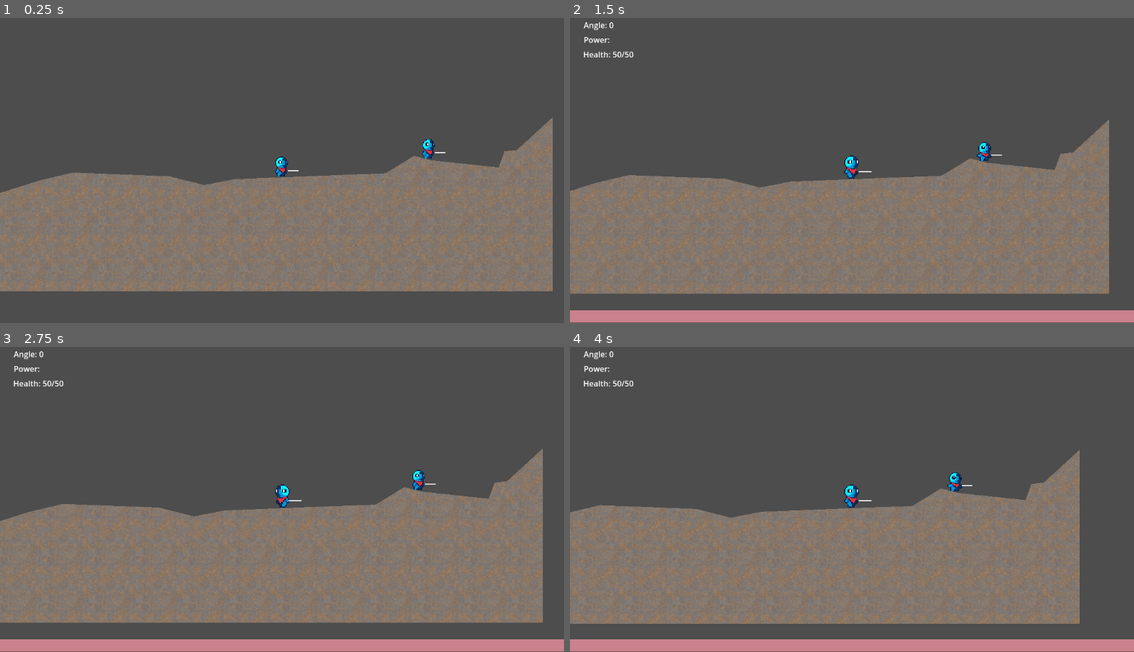
Above: before the commit, frames 1-4 (two rows, left to right).
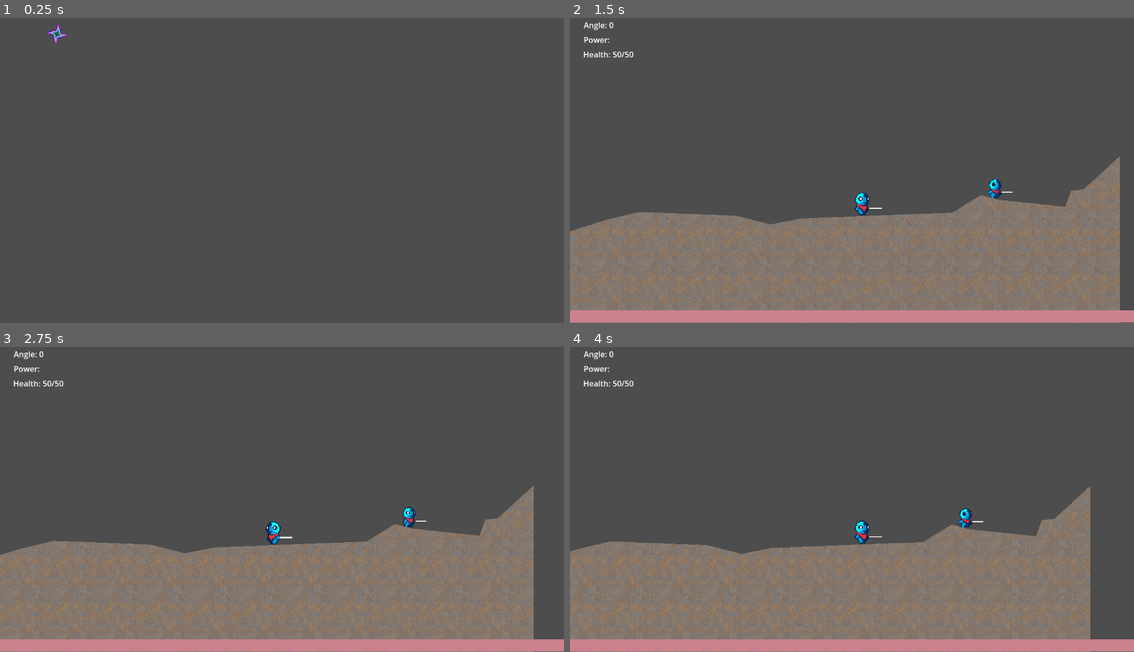
Above: after the commit, the same moments.

Repository: DanSantos8/godot-go-gunner
Game: Godot game, scene res://Scenes/arena.tscn
Two runs of this game, one before a commit and one after it. Both use one fixed random seed, a clock stepped at 60 frames per second and the inputs below.
Inputs:
- Up to frame 1 (0.25 s): no input
- Up to frame 2 (1.5 s): hold D (move_right) from 0.53 s (still down); tap S (aim_down) at 0.6 s; tap Up (aim_up) at 1.35 s
- Up to frame 3 (2.75 s): release D (move_right) at 2.03 s; hold Left (move_left) from 2.03 s (still down); hold Space (charge) from 2.03 s (still down)
- Up to frame 4 (4 s): release Left (move_left) at 2.78 s; release Space (charge) at 2.78 s; hold D (move_right) from 2.78 s (still down); tap S (aim_down) at 2.85 s; tap Up (aim_up) at 3.6 s

The runs differ from the first frame. In frame 1, 39% of the frame differs, in the area x 0-98%, y 2-90%; in frame 2, 19%; in frame 3, 18%; in frame 4, 18%.

Commit message:
adding dynamic camera

Diff:
--- a/Scripts/Player/player.gd
+++ b/Scripts/Player/player.gd
@@ -18,6 +18,7 @@
 
 func _ready():
 	state_machine.init(self)
+	$Camera2D.enabled = false
 
 func _process(delta: float):
 	if velocity.x != 0:
--- /dev/null
+++ b/Scripts/Singleton/camera_controller.gd
@@ -0,0 +1,141 @@
+extends Node
+
+enum CameraState {
+	FOLLOWING_PLAYER,
+	FOLLOWING_PROJECTILE,
+	TRANSITIONING
+}
+
+# Refs
+var camera: Camera2D
+var current_target: Node2D
+var current_state: CameraState = CameraState.FOLLOWING_PLAYER
+
+# Config
+@export var follow_speed: float = 5.0
+@export var projectile_follow_speed: float = 8.0
+@export var transition_duration: float = 0.5
+@export var camera_offset: Vector2 = Vector2(0, -50)
+@export var projectile_lead_factor: float = 0.3  # Antecipa movimento do projétil
+
+# Transition
+var transition_timer: float = 0.0
+var transition_from: Vector2
+var transition_to: Node2D
+
+func _ready():
+	MessageBus.battle_event.connect(_on_battle_event)
+	MessageBus.projectile_collision.connect(_on_projectile_collision)
+
+	_setup_camera()
+
+func _setup_camera():
+	camera = Camera2D.new()
+	camera.name = "BattleCamera"
+	camera.zoom = Vector2(1.5, 1.5)
+	camera.position_smoothing_enabled = true
+	camera.position_smoothing_speed = follow_speed
+	add_child(camera)
+
+func _process(delta: float):
+	if not camera or not is_instance_valid(current_target):
+		return
+
+	match current_state:
+		CameraState.FOLLOWING_PLAYER:
+			_follow_target(current_target, follow_speed)
+
+		CameraState.FOLLOWING_PROJECTILE:
+			_follow_projectile(current_target, projectile_follow_speed)
+
+		CameraState.TRANSITIONING:
+			_process_transition(delta)
+
+func _follow_target(target: Node2D, speed: float):
+	var target_pos = target.global_position + camera_offset
+	camera.global_position = camera.global_position.lerp(target_pos, speed * get_process_delta_time())
+
+func _follow_projectile(projectile: Node2D, speed: float):
+	if not projectile.has_method("get_linear_velocity"):
+		_follow_target(projectile, speed)
+		return
+
+	# Antecipa movimento do projétil
+	var velocity = projectile.linear_velocity
+	var lead_offset = velocity * projectile_lead_factor
+	var target_pos = projectile.global_position + lead_offset + camera_offset
+
+	camera.global_position = camera.global_position.lerp(target_pos, speed * get_process_delta_time())
+
+func _process_transition(delta: float):
+	transition_timer += delta
+	var t = transition_timer / transition_duration
+
+	if t >= 1.0:
+		# Transição completa
+		current_state = CameraState.FOLLOWING_PROJECTILE
+		current_target = transition_to
+		transition_timer = 0.0
+	else:
+		# Interpola entre posições
+		var eased_t = ease(t, -1.5)  # Ease out
+		var target_pos = transition_to.global_position + camera_offset
+		camera.global_position = transition_from.lerp(target_pos, eased_t)
+
+# === PUBLIC METHODS ===
+
+func set_target(new_target: Node2D, instant: bool = false):
+	if not is_instance_valid(new_target):
+		return
+
+	current_target = new_target
+
+	if instant:
+		camera.global_position = new_target.global_position + camera_offset
+
+func follow_player(player: Player):
+	current_target = player
+	current_state = CameraState.FOLLOWING_PLAYER
+	print("📷 [CAMERA] Following player: ", player.name)
+
+func follow_projectile(projectile: Node2D):
+	if current_state == CameraState.FOLLOWING_PROJECTILE:
+		return
+
+	transition_from = camera.global_position
+	transition_to = projectile
+	transition_timer = 0.0
+	current_state = CameraState.TRANSITIONING
+
+	print("📷 [CAMERA] Transitioning to projectile")
+
+func return_to_current_player():
+	var current_player = BattleManager.get_current_player()
+	if current_player:
+		follow_player(current_player)
+
+# === EVENT HANDLERS ===
+
+func _on_battle_event(event_type: String, data: Dictionary):
+	match event_type:
+		"projectile_launched":
+			var projectile = ProjectileManager.current_projectile
+			if projectile:
+				follow_projectile(projectile)
+
+		"turn_started":
+			var player = data.get("player")
+			if player:
+				follow_player(player)
+
+func _on_projectile_collision(collision_type: String, position: Vector2, target: Node):
+	await get_tree().create_timer(1.0).timeout
+	return_to_current_player()
+
+# === UTILITY ===
+
+func shake_camera(intensity: float = 10.0, duration: float = 0.5):
+	pass
+
+func zoom_to(new_zoom: Vector2, duration: float = 1.0):
+	pass
--- a/Scripts/projectile_manager.gd
+++ b/Scripts/projectile_manager.gd
@@ -1,6 +1,7 @@
 extends Node
 
 var projectile_scene = preload("res://Scenes/projectile.tscn")
+var current_projectile: RigidBody2D = null
 
 func create_projectile(position: Vector2, angle: float, power: float, facing_left: bool, shooter: Player = null):
 	# 🛡️ VALIDAÇÃO DE SEGURANÇA
@@ -16,6 +17,7 @@
 	projectile.setup_shot(angle, power, facing_left)
 
 	print("🚀 [PROJECTILE_MANAGER] Projétil criado por: ", shooter.name if shooter else "unknown")
+	current_projectile = projectile
 	return projectile
 
 func _can_player_shoot(shooter: Player) -> bool:
--- a/project.godot
+++ b/project.godot
@@ -20,6 +20,7 @@
 ProjectileManager="*res://Scripts/projectile_manager.gd"
 MessageBus="*res://Scripts/message_bus.gd"
 BattleManager="*res://Scripts/Battle/battle_manager.gd"
+CameraController="*res://Scripts/Singleton/camera_controller.gd"
 
 [input]
 
Not shown, added: Scripts/Singleton/camera_controller.gd.uid
